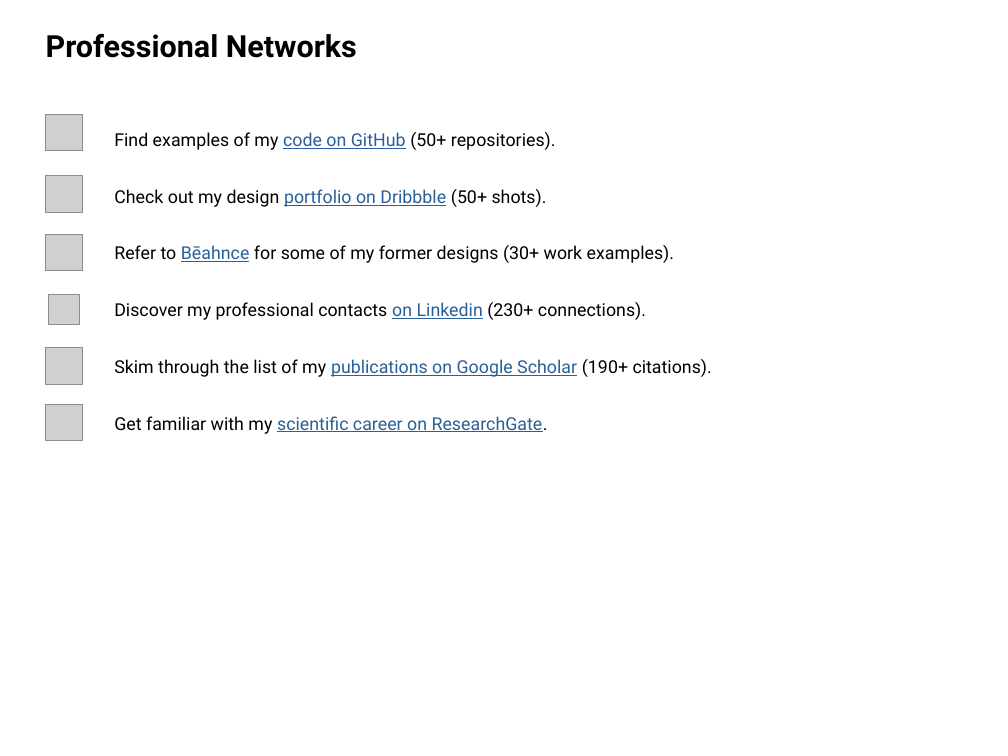
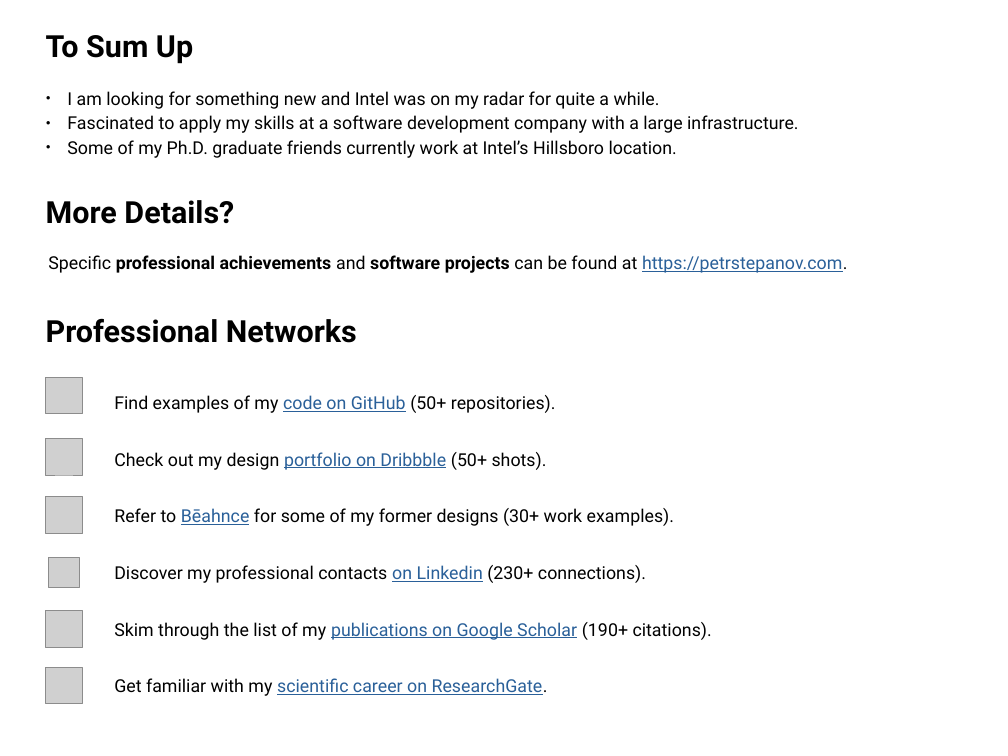
Before and after one commit to petrstepanov/petrstepanov.github.io, a slide deck: slide 3 of static/presentations/about-me-2022.odp. Drawn at 1008x756 pixels with LibreOffice and Linux fonts; fonts in the diff are those of the drawing; grey boxes stand for pictures. Boxes give left, top, right and bottom in pixels: in the first picture for what was removed or moved away, otherwise in the second. Text is boxed around its words. In the diff, an @@ line names an element or a change of style, - is before the commit and + after.

```diff
--- a/static/presentations/about-me-2022.odp
+++ b/static/presentations/about-me-2022.odp
@@ text added at [46,35,193,64], 24 pt, text #000000, bold @@
+To Sum Up
@@ text added at [67,91,799,158], 14 pt, text #000000 @@
+● I am looking for something new and Intel was on my radar for quite a while.
+● Fascinated to apply my skills at a software development company with a large infrastructure.
+● Some of my Ph.D. graduate friends currently work at Intel’s Hillsboro location.
@@ text added at [46,200,234,224], 24 pt, text #000000, bold @@
+More Details?
@@ text added at [48,255,847,273], 14 pt, text #000000 @@
+Specific professional achievements and software projects can be found at https://petrstepanov.com.
@@ text "Professional Networks": place and size @@
-text "Professional Networks" at [46,33,357,58]
+text "Professional Networks" at [46,318,357,343]
@@ picture: place and size @@
-picture at [46,404,82,441]
+picture at [46,377,82,413]
@@ text "Find examples of my code ...": place and size @@
-text "Find examples of my code ..." at [114,132,712,434]
+text "Find examples of my code ..." at [114,395,712,696]
@@ picture: place and size @@
-picture at [46,348,82,384]
+picture at [46,439,82,476]
@@ picture: place and size @@
-picture at [46,176,82,212]
+picture at [46,497,82,533]
@@ picture: place and size @@
-picture at [46,114,82,151]
+picture at [49,557,80,587]
@@ picture: place and size @@
-picture at [46,234,82,271]
+picture at [46,611,82,648]
@@ picture: place and size @@
-picture at [49,295,80,325]
+picture at [46,668,82,704]
```
Also in this commit, not shown: 2 other slides changed, 1 other file.
